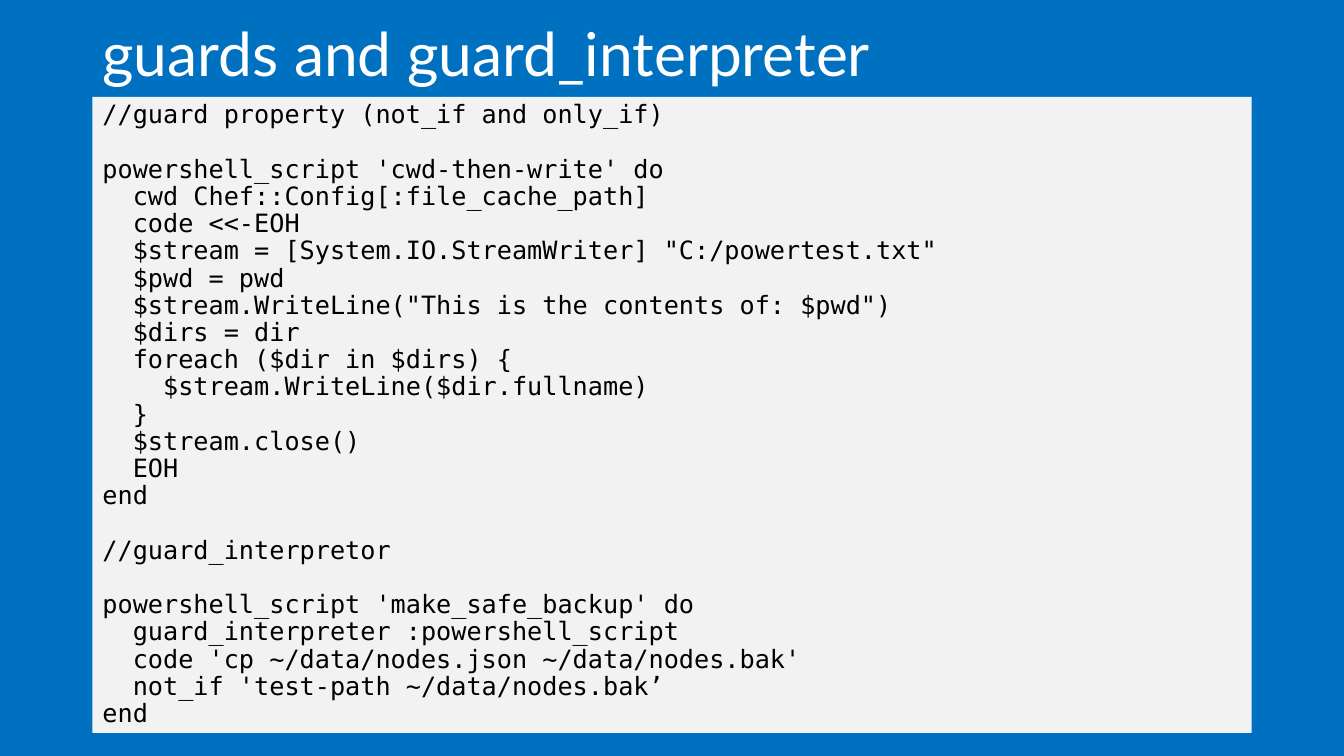
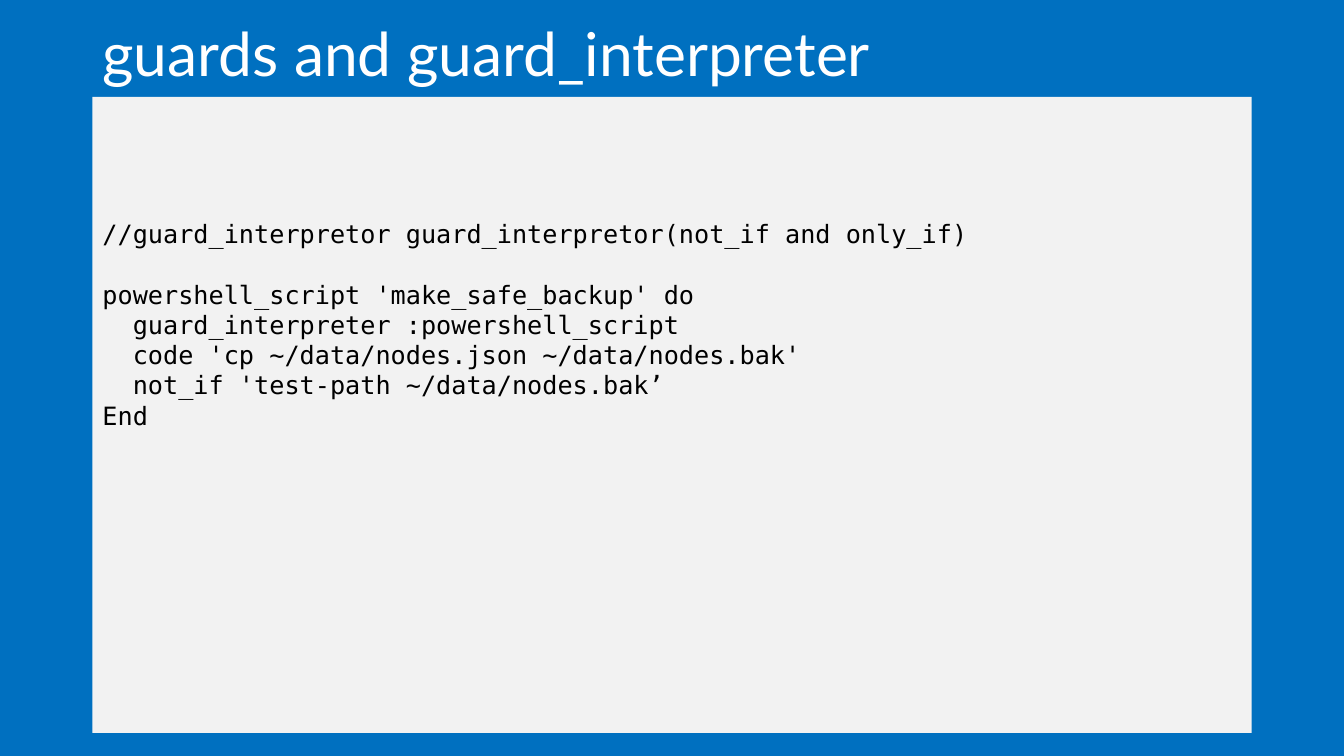
Before and after one commit to microsoft/AcademicContent, a slide deck: slide 22 of Complimentary Course Content/Module7/Lessons/Module7_Lesson5 Desired State Configuration with Chef.pptx (slide 21 before the commit). Drawn at 1344x756 pixels with LibreOffice and Linux fonts; fonts in the diff are those of the drawing. Boxes give left, top, right and bottom in pixels: in the first picture for what was removed or moved away, otherwise in the second. Text is boxed around its words. In the diff, an @@ line names an element or a change of style, - is before the commit and + after.

```diff
--- a/Complimentary Course Content/Module7/Lessons/Module7_Lesson5 Desired State Configuration with Chef.pptx
+++ b/Complimentary Course Content/Module7/Lessons/Module7_Lesson5 Desired State Configuration with Chef.pptx
@@ text at bbox=[102, 223, 967, 249]: text changed @@
-//guard property (not_if and only_if)
-powershell_script 'cwd-then-write' do
-cwd Chef::Config[:file_cache_path]
-code <<-EOH
-$stream = [System.IO.StreamWriter] "C:/powertest.txt"
-$pwd = pwd
-$stream.WriteLine("This is the contents of: $pwd")
-$dirs = dir
-foreach ($dir in $dirs) {
-$stream.WriteLine($dir.fullname)
-}
-$stream.close()
-EOH
-end
-//guard_interpretor
+//guard_interpretor guard_interpretor(not_if and only_if)
@@ text at bbox=[102, 284, 800, 400]: line spacing 0.9 to 1 @@
@@ text at bbox=[102, 406, 148, 426]: text changed @@
-end
+End
```
Also in this commit, not shown: 4 other slides changed, 1 slide added, 3 other files.
